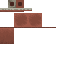
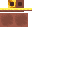
Comparing the layer stacks of the two w=64, h=64 images. Changes:
hid "Layer 10" over (0, 27, 56, 28)
showed "Layer 6 copy" over (0, 0, 32, 10)
hid "Layer 1 copy" over (0, 0, 42, 27)
hid "Layer 11" over (0, 28, 14, 44)
showed "Layer 1" over (0, 0, 28, 27)